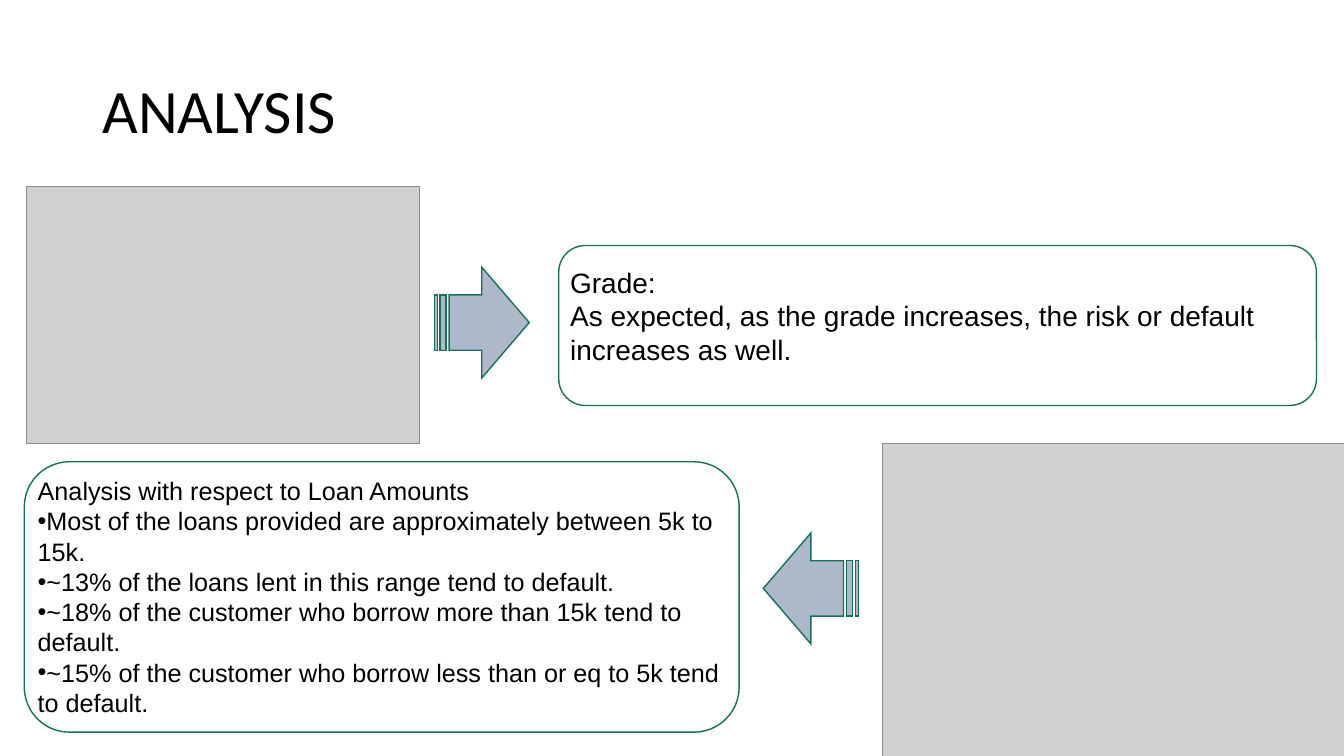
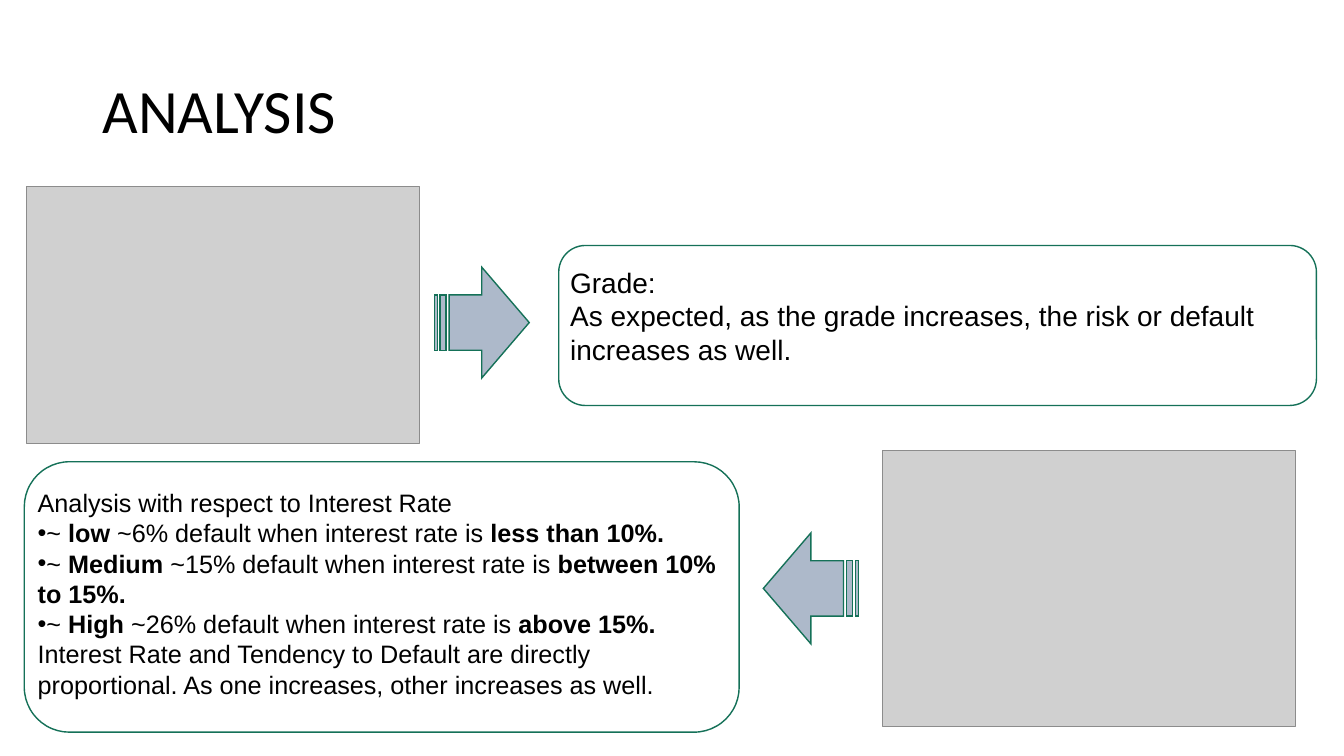
Before and after one commit to arunvincy/REPRTS, a slide deck: slide 5 of LENDING CLUB.pptx. Drawn at 1344x756 pixels with LibreOffice and Linux fonts; fonts in the diff are those of the drawing; grey boxes stand for pictures. Boxes give left, top, right and bottom in pixels: in the first picture for what was removed or moved away, otherwise in the second. Text is boxed around its words. In the diff, an @@ line names an element or a change of style, - is before the commit and + after.

```diff
--- a/LENDING CLUB.pptx
+++ b/LENDING CLUB.pptx
@@ picture: place and size @@
-picture at (882, 444, 1344, 756)
+picture at (882, 451, 1295, 727)
@@ text at (38, 493, 715, 699): text changed @@
-Analysis with respect to Loan Amounts
-• Most of the loans provided are approximately between 5k to 15k.
-• ~13% of the loans lent in this range tend to default.
-• ~18% of the customer who borrow more than 15k tend to default.
-• ~15% of the customer who borrow less than or eq to 5k tend to default.
+Analysis with respect to Interest Rate
+• ~ low ~6% default when interest rate is less than 10%.
+• ~ Medium ~15% default when interest rate is between 10% to 15%.
+• ~ High ~26% default when interest rate is above 15%.
+Interest Rate and Tendency to Default are directly proportional. As one increases, other increases as well.
```
Also in this commit, not shown: 3 other slides changed.
